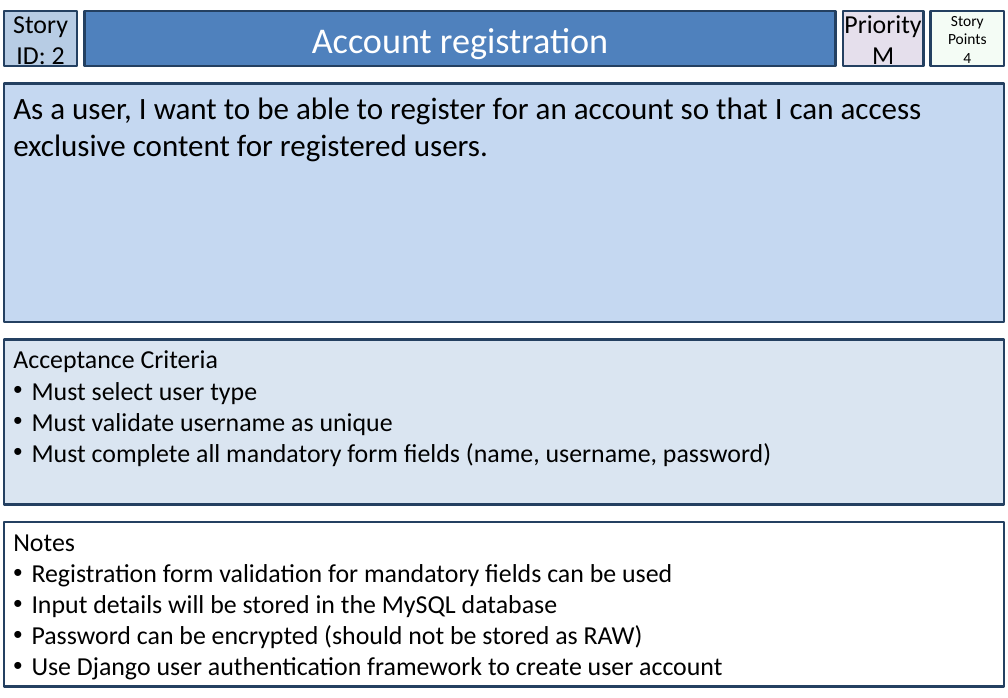
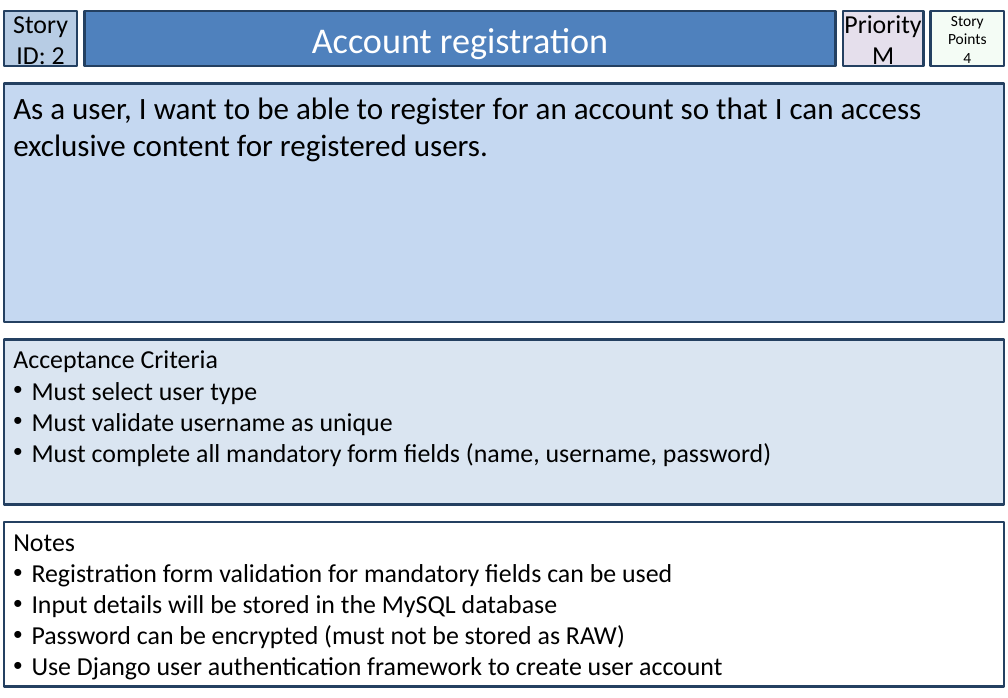
Before and after one commit to Nagarius/Phoenix, a slide deck: slide 3 of Doc/SCRUM documents/StoryCards_Smart_City_TeamPhoenix.pptx. Drawn at 1008x698 pixels with LibreOffice and Linux fonts; fonts in the diff are those of the drawing. Boxes give left, top, right and bottom in pixels: in the first picture for what was removed or moved away, otherwise in the second. Text is boxed around its words. In the diff, an @@ line names an element or a change of style, - is before the commit and + after.

```diff
--- a/Doc/SCRUM documents/StoryCards_Smart_City_TeamPhoenix.pptx
+++ b/Doc/SCRUM documents/StoryCards_Smart_City_TeamPhoenix.pptx
@@ text in rectangle at <box>32,625,625,649</box>: text changed @@
-• Password can be encrypted (should not be stored as RAW)
+• Password can be encrypted (must not be stored as RAW)
```
Also in this commit, not shown: 15 other slides changed.
